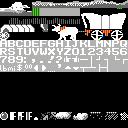
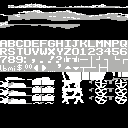
Before/after of a 128x128 layered artwork. What changed in the layer stack:
added layer "horizon-plains" above "supplies" over [0,0,128,32]
added layer "wagon" above "text" over [0,72,128,104]
removed layer "patternB.bmp #1" over [0,0,128,120]
removed layer "patternB.bmp" over [0,0,128,120]
added layer "black" over [0,0,128,120]
